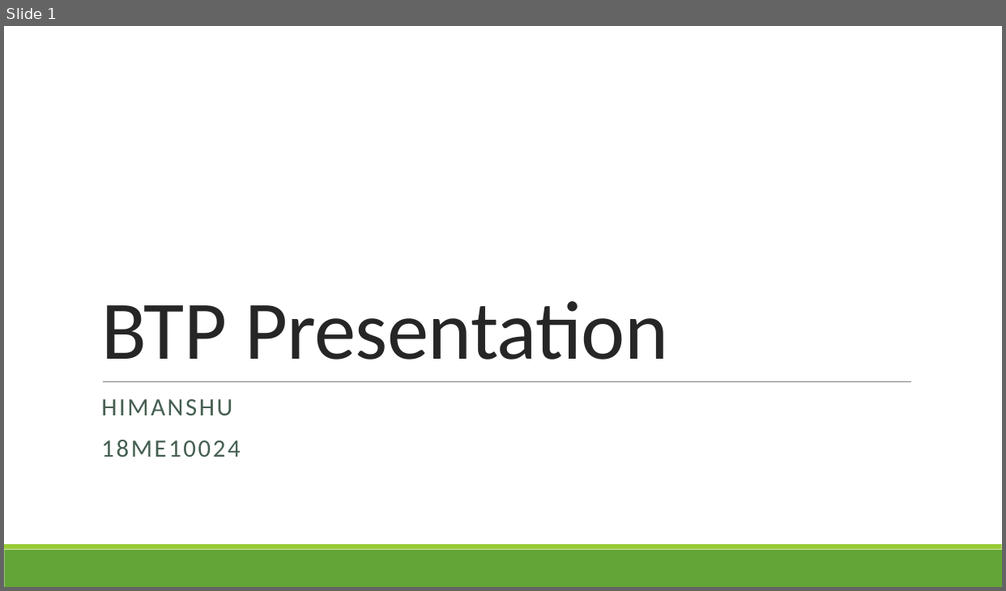
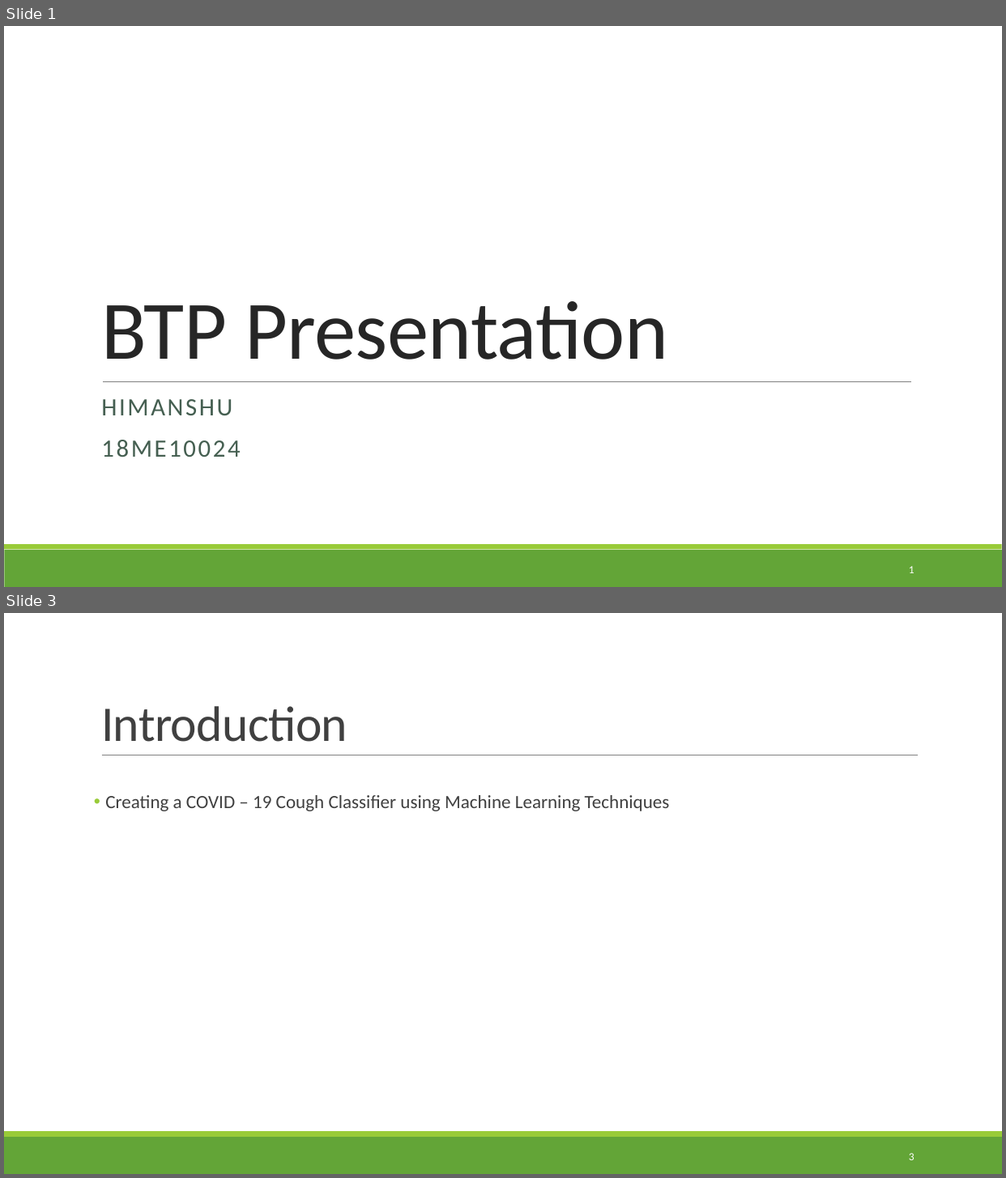
Before and after one commit to HimanshuKGP007/COV_Project, a slide deck: BTP_Files/PPT/BTP Presentation.pptx. Shown one above the other, each under a label of ours: slide 1 before the commit, slides 1 and 3 after it; the slides between them are not shown. The pictures are 1006x591 and 1006x1178 pixels, drawn with LibreOffice and Linux fonts; fonts in the diff are those of the drawing. Boxes give left, top, right and bottom in pixels: in the first picture for what was removed or moved away, otherwise in the second. Text is boxed around its words. In the diff, an @@ line names an element or a change of style, - is before the commit and + after.

```diff
--- a/BTP_Files/PPT/BTP Presentation.pptx
+++ b/BTP_Files/PPT/BTP Presentation.pptx
@@ slide 3 added at box(4, 613, 1002, 1174), background #FFFFFF; not listed: 2 template elements that a slide beside it also shows @@
@@ title added at box(101, 706, 347, 742), 48 pt, text #404040 @@
+Introduction
@@ line added from (102, 756) to (918, 756), #808080 0.5 pt @@
@@ text added at box(105, 795, 670, 811), 18 pt, text #404040 @@
+• Creating a COVID – 19 Cough Classifier using Machine Learning Techniques
@@ page number added at box(909, 1153, 914, 1161), 10.5 pt, text #FFFFFF @@
+3
@@ slide 1 changed as well @@
@@ page number added at box(909, 566, 914, 574), 10.5 pt, text #FFFFFF @@
+1
```
Also in this commit, not shown: 1 other slide changed, 10 other slides added, 3 slides removed, 2 other files.
